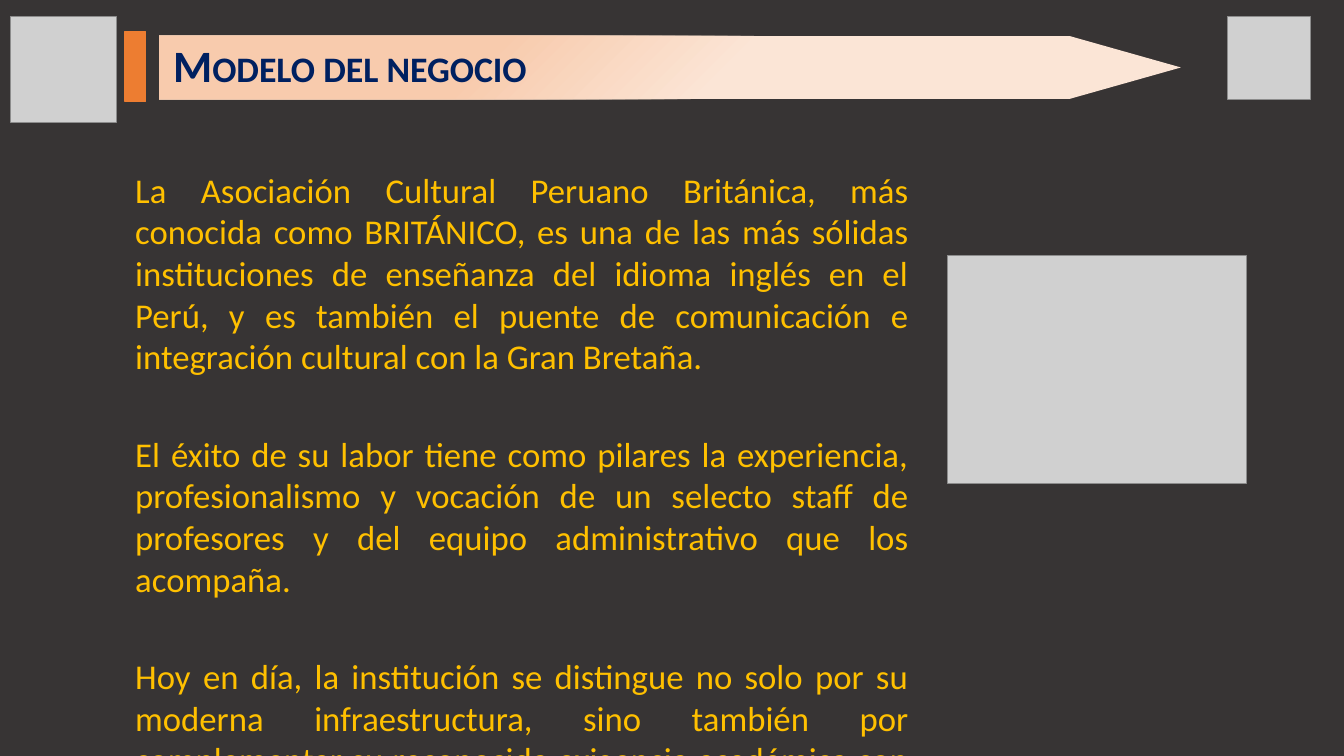
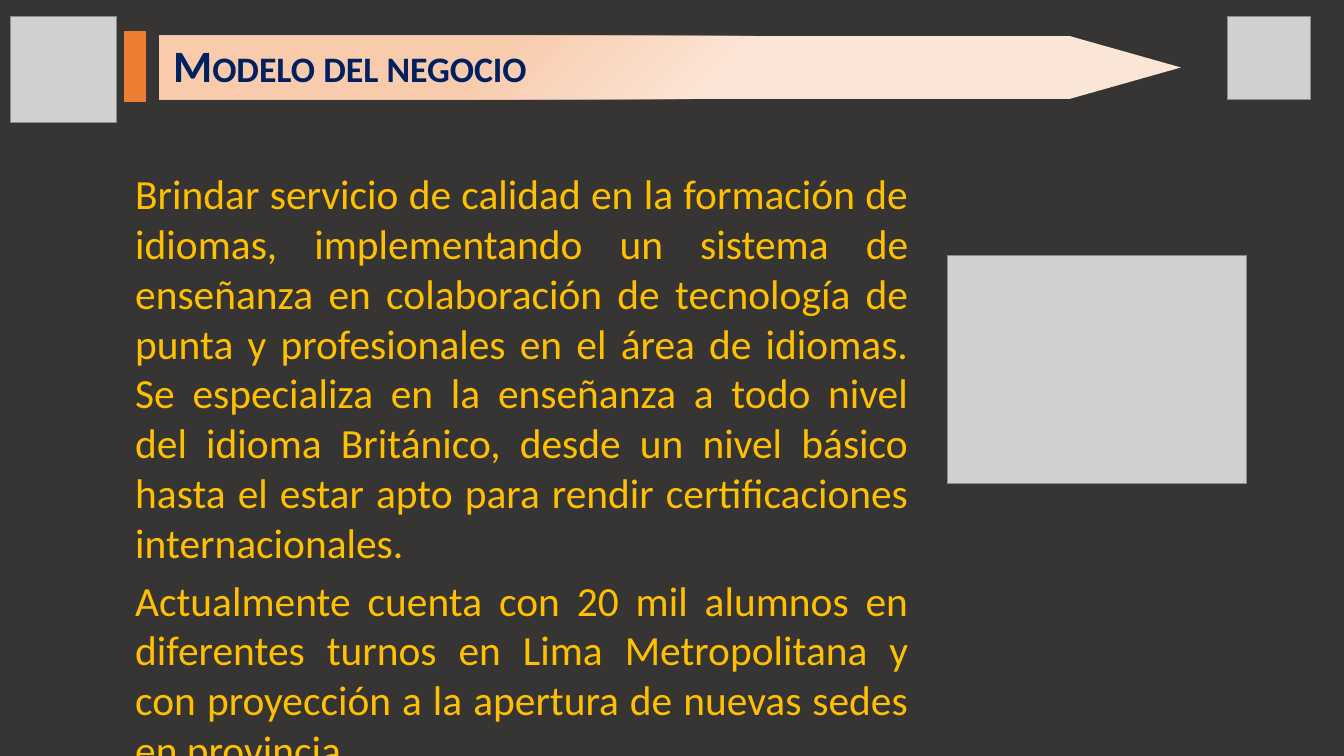
Before and after one commit to rojfrank/ing_req_rr, a slide deck: slide 5 of Requerimiento_Presentacion1.pptx (slide 7 before the commit). Drawn at 1344x756 pixels with LibreOffice and Linux fonts; fonts in the diff are those of the drawing; grey boxes stand for pictures; background and template pictures are left out; a plain dark background stands for a picture behind light text. Boxes give left, top, right and bottom in pixels: in the first picture for what was removed or moved away, otherwise in the second. Text is boxed around its words. In the diff, an @@ line names an element or a change of style, - is before the commit and + after.

Commit message:
Modificacion de PPT

```diff
--- a/Requerimiento_Presentacion1.pptx
+++ b/Requerimiento_Presentacion1.pptx
@@ text at [135,180,908,722]: text changed; size 24.8 to 29.6 pt @@
-La Asociación Cultural Peruano Británica, más conocida como BRITÁNICO, es una de las más sólidas instituciones de enseñanza del idioma inglés en el Perú, y es también el puente de comunicación e integración cultural con la Gran Bretaña.
-El éxito de su labor tiene como pilares la experiencia, profesionalismo y vocación de un selecto staff de profesores y del equipo administrativo que los acompaña.
-Hoy en día, la institución se distingue no solo por su moderna infraestructura, sino también por complementar su reconocida exigencia académica con el dinamismo de su nueva metodología de enseñanza.
+Brindar servicio de calidad en la formación de idiomas, implementando un sistema de enseñanza en colaboración de tecnología de punta y profesionales en el área de idiomas. Se especializa en la enseñanza a todo nivel del idioma Británico, desde un nivel básico hasta el estar apto para rendir certificaciones internacionales.
+Actualmente cuenta con 20 mil alumnos en diferentes turnos en Lima Metropolitana y con proyección a la apertura de nuevas sedes en provincia.
```
